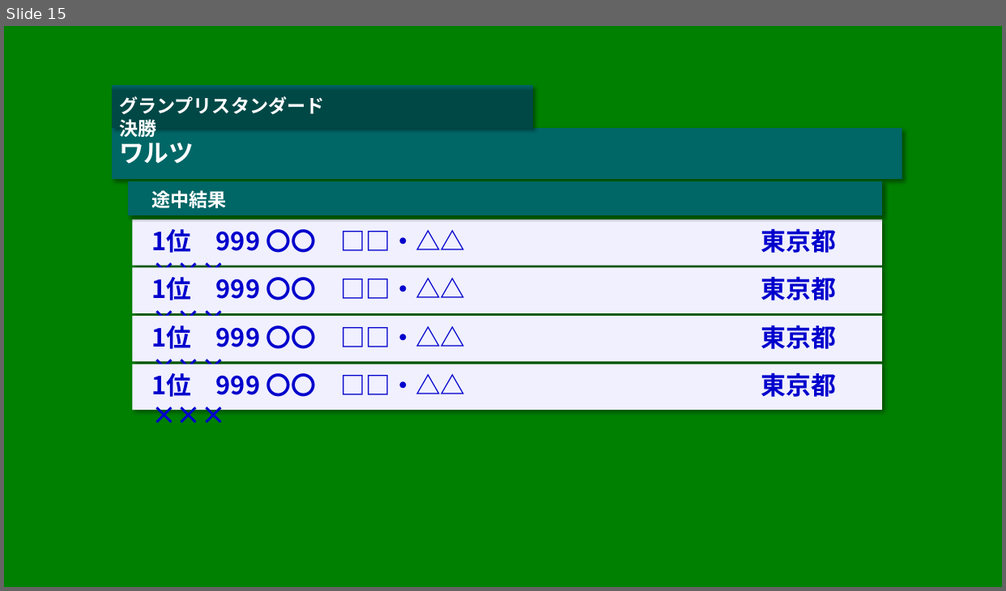
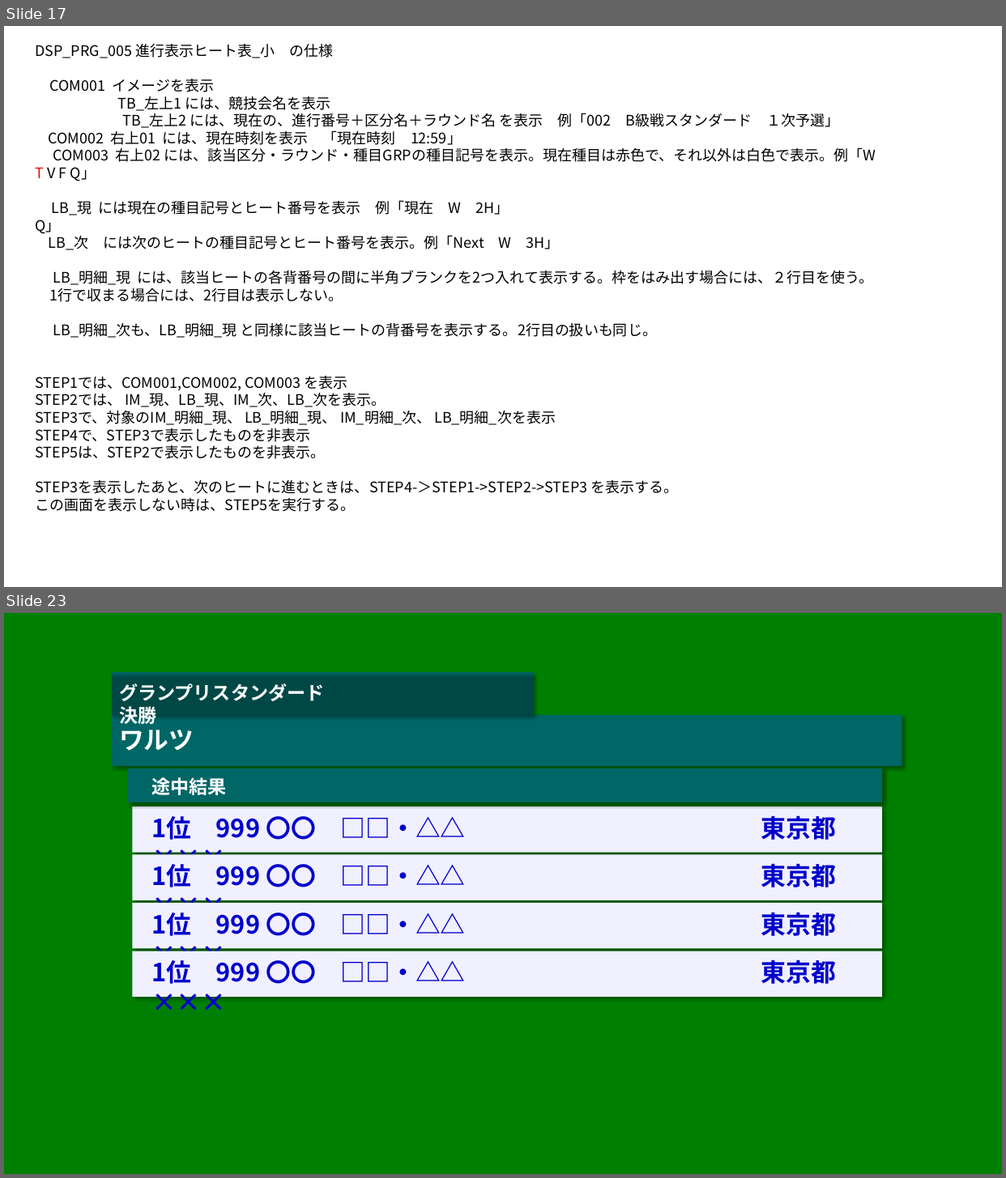
Before and after one commit to fumisaku/DSDsp, a slide deck: 画面デザイン.pptx. Shown one above the other, each under a label of ours: slide 15 before the commit, slides 17 and 23 after it; the slides between them are not shown. The pictures are 1006x591 and 1006x1178 pixels, drawn with LibreOffice and Linux fonts; fonts in the diff are those of the drawing. Boxes give left, top, right and bottom in pixels: in the first picture for what was removed or moved away, otherwise in the second. Text is boxed around its words. In the diff, an @@ line names an element or a change of style, - is before the commit and + after.

```diff
--- a/画面デザイン.pptx
+++ b/画面デザイン.pptx
@@ slide 17 added at [4, 26, 1002, 587], background #FFFFFF @@
@@ text added at [35, 44, 876, 512], 14 pt, text #000000 @@
+DSP_PRG_005 進行表示ヒート表_小 の仕様
+COM001 イメージを表示
+TB_左上1 には、競技会名を表示
+TB_左上2 には、現在の、進行番号＋区分名＋ラウンド名 を表示 例「002 B級戦スタンダード １次予選」
+COM002 右上01 には、現在時刻を表示 「現在時刻 12:59」
+COM003 右上02 には、該当区分・ラウンド・種目GRPの種目記号を表示。現在種目は赤色で、それ以外は白色で表示。例「W T V F Q」
+LB_現 には現在の種目記号とヒート番号を表示 例「現在 W 2H」
+Q」
+LB_次 には次のヒートの種目記号とヒート番号を表示。例「Next W 3H」
+LB_明細_現 には、該当ヒートの各背番号の間に半角ブランクを2つ入れて表示する。枠をはみ出す場合には、２行目を使う。
+1行で収まる場合には、2行目は表示しない。
+LB_明細_次も、LB_明細_現 と同様に該当ヒートの背番号を表示する。2行目の扱いも同じ。
+STEP1では、COM001,COM002, COM003 を表示
+STEP2では、 IM_現、LB_現、IM_次、LB_次を表示。
+STEP3で、対象のIM_明細_現、 LB_明細_現、 IM_明細_次、 LB_明細_次を表示
+STEP4で、STEP3で表示したものを非表示
+STEP5は、STEP2で表示したものを非表示。
+STEP3を表示したあと、次のヒートに進むときは、STEP4-＞STEP1->STEP2->STEP3 を表示する。
+この画面を表示しない時は、STEP5を実行する。
@@ what was slide 15 is now slide 23 @@
```
Also in this commit, not shown: 4 slides changed, 10 other slides added, 3 slides removed, 53 other files.
